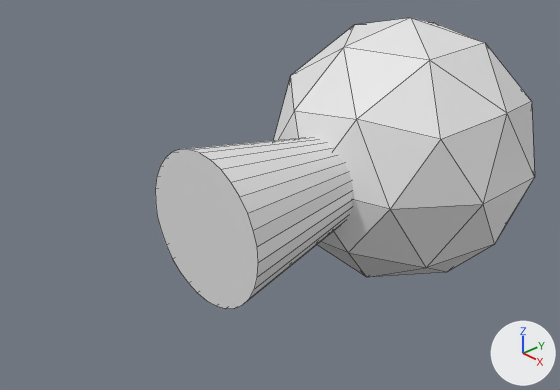
The Blender file models/outlet.blend, before and after one commit.
Camera for both pictures: a 50 mm lens placed at (0.849, -1.083, 0.579), pointed at (-0.037, -0.276, -0.018). Lighting does not change. The marker at lower right points along +X, +Y and +Z. Mesh edges are drawn as thin lines.

Before the edit, the objects in view are built like this:
```python
me_cylinder = bpy.data.meshes.new('Cylinder')
me_cylinder.from_pydata(...)  # a 32-sided cut cone along y (radius 0.129 at the low end, 0.063 at the high end) spanning x -0.129..0.129, y -0.468..-0.122, z -0.129..0.129; an icosphere of 80 faces spanning x -0.238..0.238, y -0.25..0.25, z -0.25..0.25
ob_cylinder = bpy.data.objects.new('Cylinder', me_cylinder)
ob_cylinder.location = (0.0, 0.0, 0.0)
```
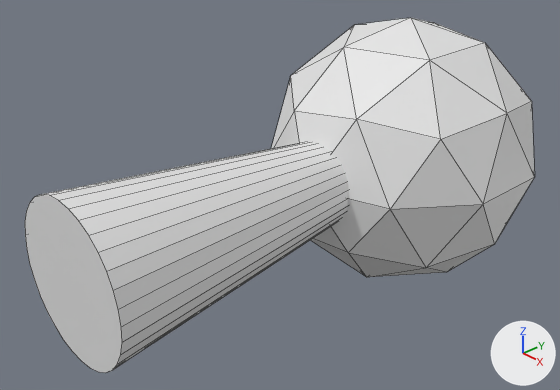
The newer file is also turned or shifted as a whole; pictures and numbers use the older file's frame.

Edits to the bpy script that builds the scene:
```text
Change me_cylinder:
    where me_cylinder.from_pydata(...)  # 106 vertices, 114 faces; spans x -0.238..0.238, y -0.468..0.25, z -0.25..0.25
    used by ob_cylinder; location = (0.0, 0.0, 0.0)
    me_cylinder part 1: all 32 vertices in x -0.129..0.129, y -0.468, z -0.129..0.129 are moved by (0.0, -0.226, 0.0)
```

Location of each change, (x1, y1, x2, y2) in pixels of the pictures (560 x 390 px; the box of a moved part takes in the faces that stretch with it):
'Cylinder', reshaped (34% wider, 22% taller)
    before: (155, 18, 535, 309)
    after: (25, 18, 535, 373)
part 1 of me_cylinder, moved or reshaped
    before: (155, 137, 353, 309)
    after: (25, 142, 349, 373)
